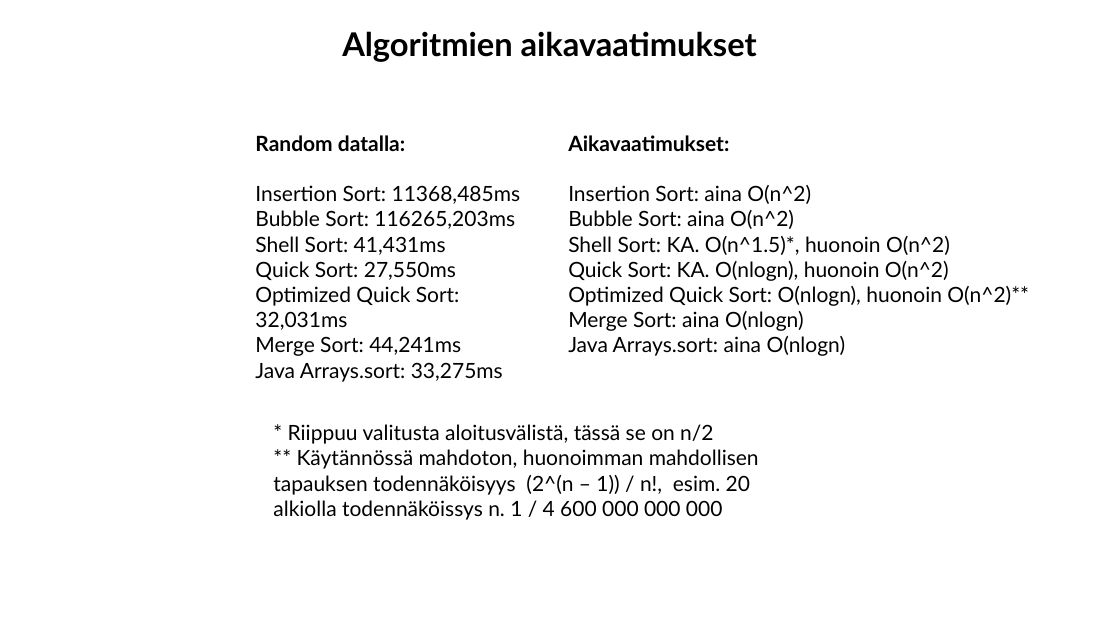
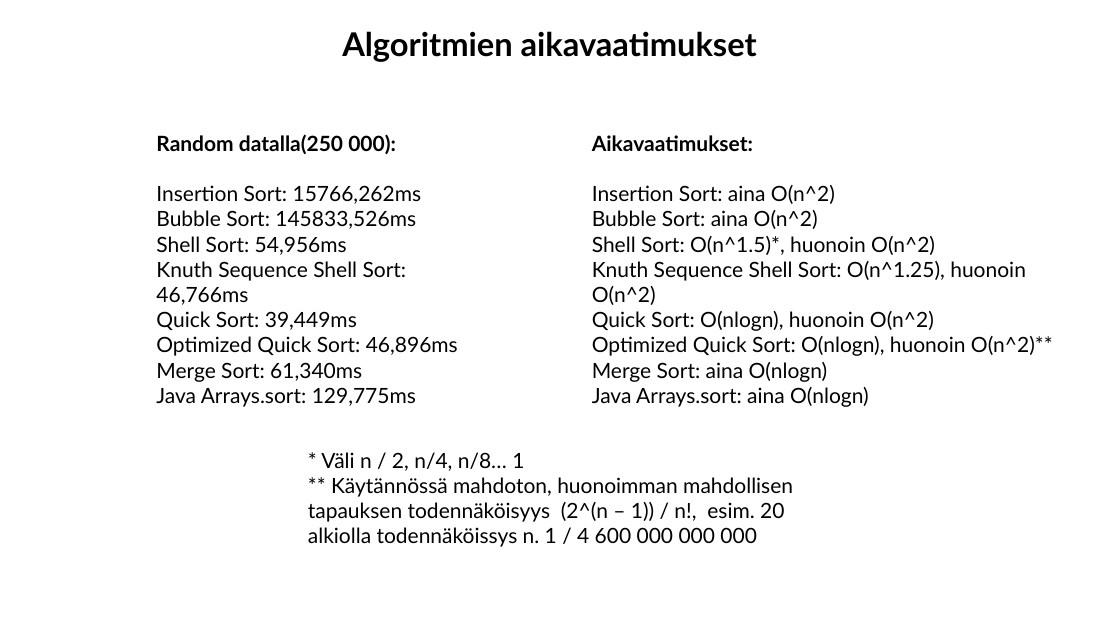
Before and after one commit to KeskinenNiilo/SortAlgorithmsJava, a slide deck: slide 8 of dokumentointi.pptx (slide 6 before the commit). Drawn at 1120x630 pixels with LibreOffice and Linux fonts; fonts in the diff are those of the drawing. Boxes give left, top, right and bottom in pixels: in the first picture for what was removed or moved away, otherwise in the second. Text is boxed around its words. In the diff, an @@ line names an element or a change of style, - is before the commit and + after.

```diff
--- a/dokumentointi.pptx
+++ b/dokumentointi.pptx
@@ text at bbox=[156, 134, 458, 407]: text changed @@
-Random datalla:
-Insertion Sort: 11368,485ms
-Bubble Sort: 116265,203ms
-Shell Sort: 41,431ms
-Quick Sort: 27,550ms
-Optimized Quick Sort: 32,031ms
-Merge Sort: 44,241ms
-Java Arrays.sort: 33,275ms
+Random datalla(250 000):
+Insertion Sort: 15766,262ms
+Bubble Sort: 145833,526ms
+Shell Sort: 54,956ms
+Knuth Sequence Shell Sort: 46,766ms
+Quick Sort: 39,449ms
+Optimized Quick Sort: 46,896ms
+Merge Sort: 61,340ms
+Java Arrays.sort: 129,775ms
@@ text "Aikavaatimukset:": place and size @@
-text "Aikavaatimukset:" at bbox=[568, 135, 1029, 356]
+text "Aikavaatimukset:" at bbox=[592, 135, 1053, 407]
@@ text at bbox=[592, 236, 1026, 331]: text changed @@
-Shell Sort: KA. O(n^1.5)*, huonoin O(n^2)
-Quick Sort: KA. O(nlogn), huonoin O(n^2)
+Shell Sort: O(n^1.5)*, huonoin O(n^2)
+Knuth Sequence Shell Sort: O(n^1.25), huonoin O(n^2)
+Quick Sort: O(nlogn), huonoin O(n^2)
@@ text "* Väli n / 2, ...": place and size @@
-text "* Väli n / 2, ..." at bbox=[273, 424, 759, 520]
+text "* Väli n / 2, ..." at bbox=[308, 452, 793, 547]
@@ text at bbox=[321, 452, 524, 471]: text changed @@
-* Riippuu valitusta aloitusvälistä, tässä se on n/2
+* Väli n / 2, n/4, n/8… 1
```
Also in this commit, not shown: 5 other slides changed, 2 slides added, 3 other files.
